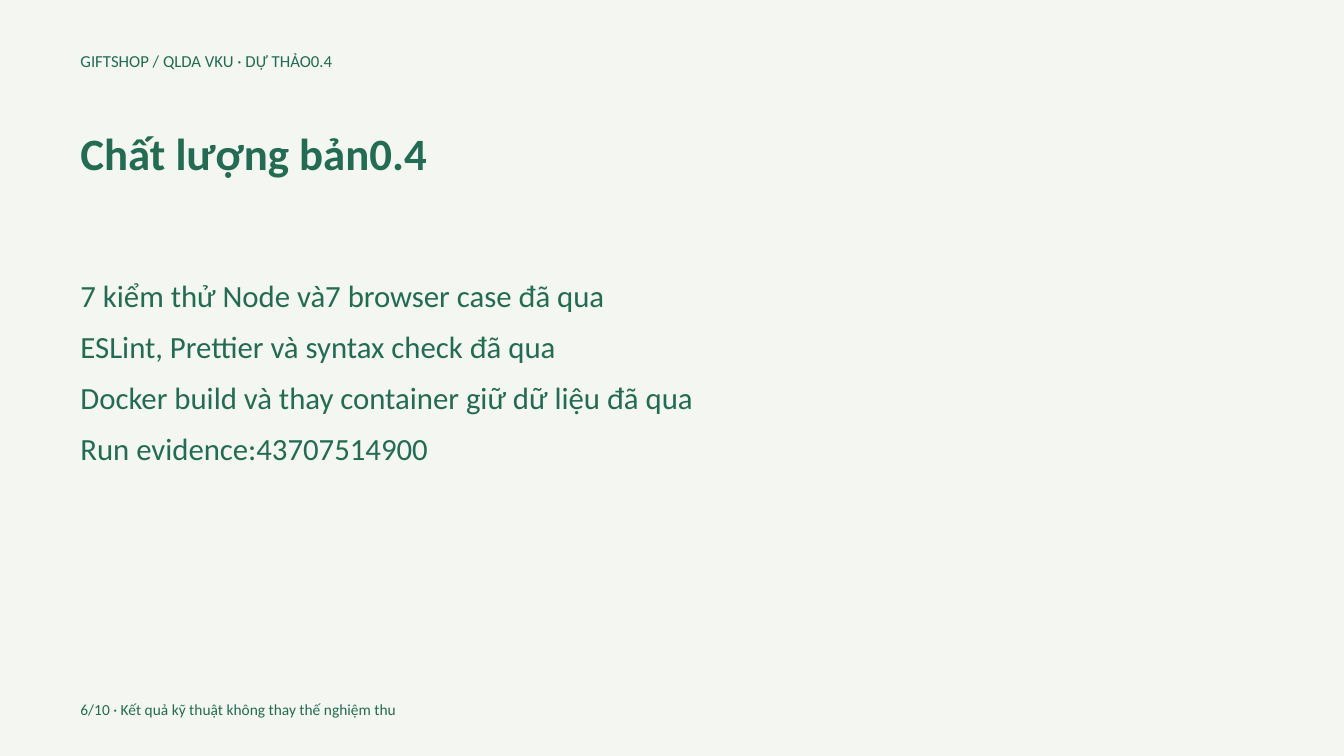
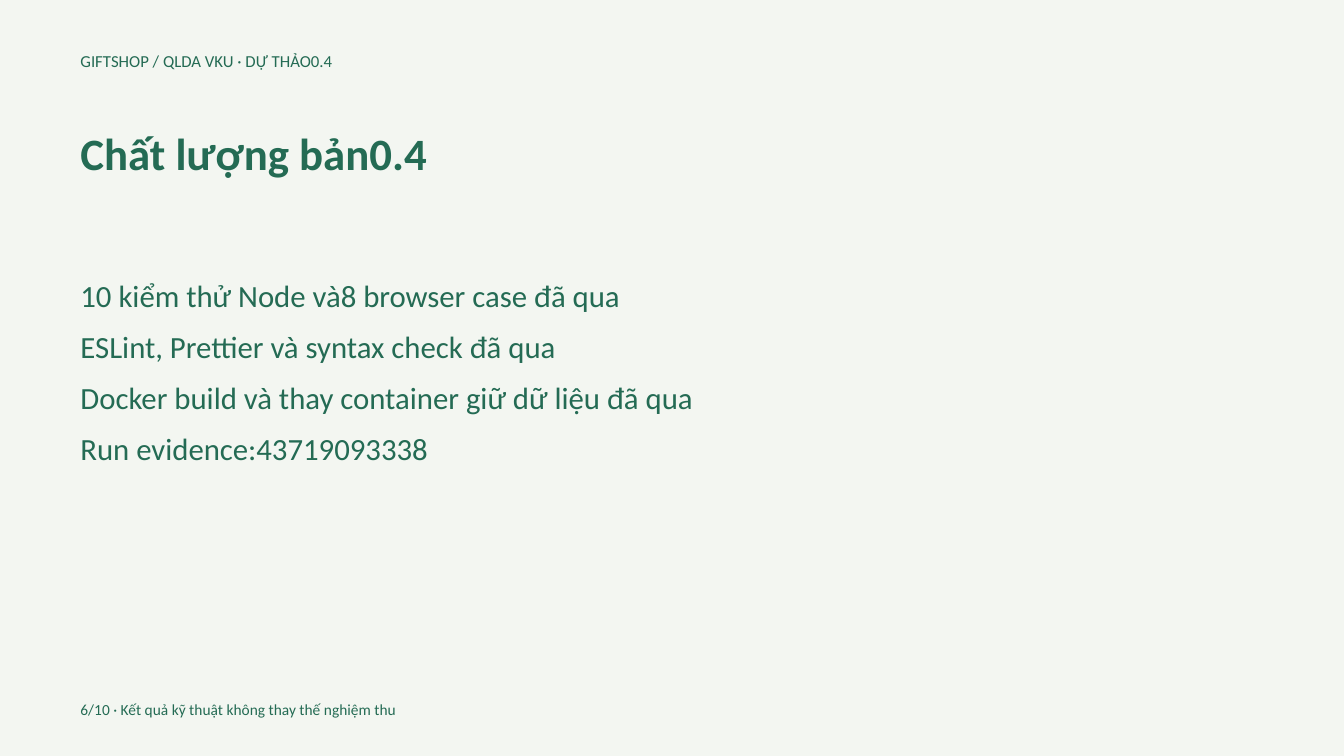
Before and after one commit to TanTai08/WebSouvenir, a slide deck: slide 6 of reports/05_Presentation_DRAFT.pptx. Drawn at 1344x756 pixels with LibreOffice and Linux fonts; fonts in the diff are those of the drawing. Boxes give left, top, right and bottom in pixels: in the first picture for what was removed or moved away, otherwise in the second. Text is boxed around its words. In the diff, an @@ line names an element or a change of style, - is before the commit and + after.

```diff
--- a/reports/05_Presentation_DRAFT.pptx
+++ b/reports/05_Presentation_DRAFT.pptx
@@ text at (80, 283, 620, 312): text changed @@
-7 kiểm thử Node và7 browser case đã qua
+10 kiểm thử Node và8 browser case đã qua
@@ text at (80, 438, 427, 461): text changed @@
-Run evidence:43707514900
+Run evidence:43719093338
```
Also in this commit, not shown: 12 other files.
